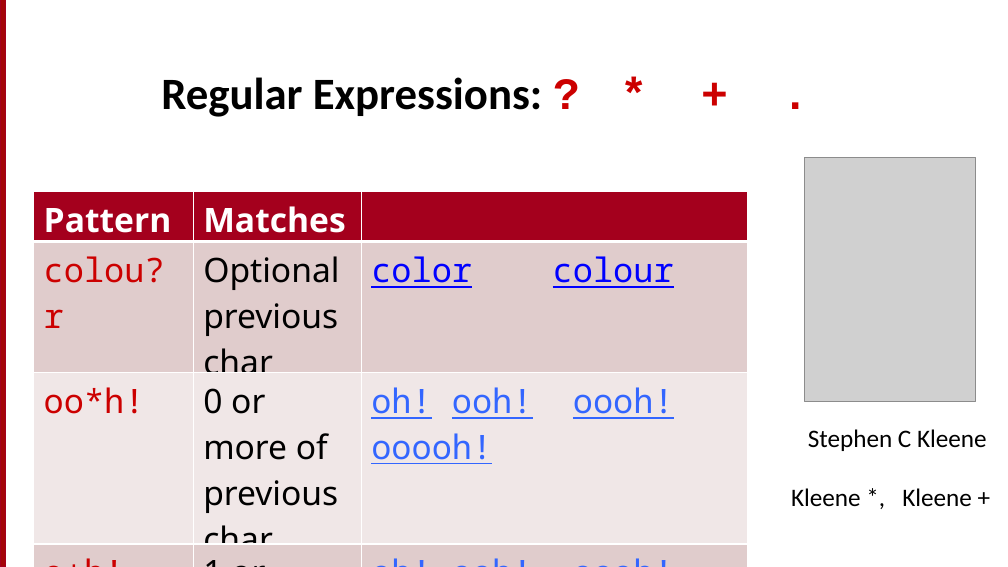
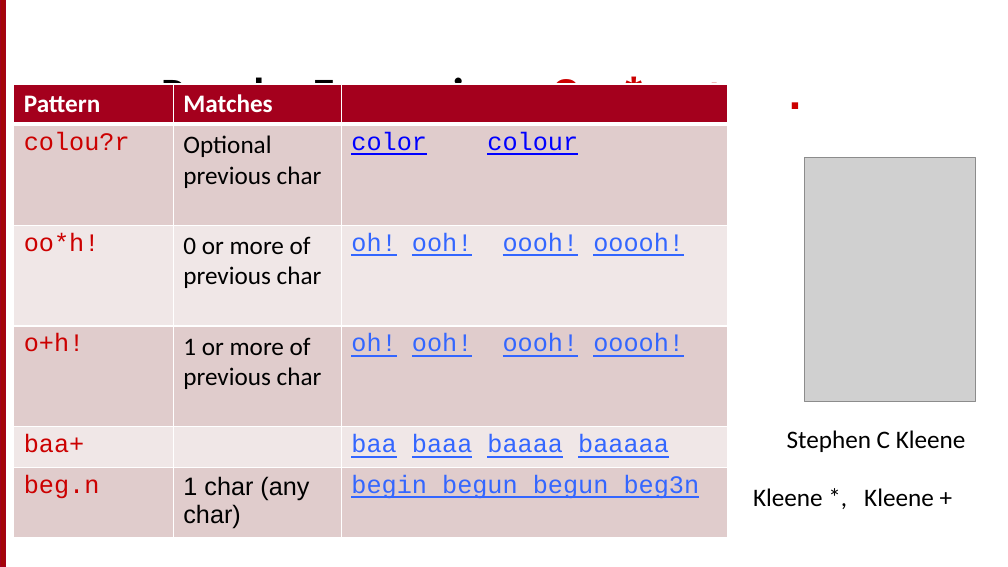
Before and after one commit to motazsaad/NLP-ICTS6361, a slide deck: slide 6 of textbooks/Speech and Language Processing/chapters/2_TextProc.pptx. Drawn at 1008x567 pixels with LibreOffice and Linux fonts; fonts in the diff are those of the drawing; grey boxes stand for pictures. Boxes give left, top, right and bottom in pixels: in the first picture for what was removed or moved away, otherwise in the second. Text is boxed around its words. In the diff, an @@ line names an element or a change of style, - is before the commit and + after.

```diff
--- a/textbooks/Speech and Language Processing/chapters/2_TextProc.pptx
+++ b/textbooks/Speech and Language Processing/chapters/2_TextProc.pptx
@@ table at [14, 84, 728, 532] @@
-row 6, column 2: 
+row 6, column 2: 1 char (any char)
@@ fill #E0CCCD to #E0CCCC in 9 cells @@
@@ fill #F0E7E8 to #F0E7E7 in 6 cells @@
@@ size 24 to 18 pt @@
@@ font Noto Sans to Calibri in "Pattern", "Matches", "Optional previous char", "0 or more of previous char" and 1 more places @@
@@ font Noto Sans Mono to Courier New in "colou?r", "color colour", "oo*h!", "oh! ooh! oooh! ooooh!" and 6 more places @@
@@ borders changed @@
@@ table: place and size @@
-table at [33, 192, 747, 547]
+table at [14, 84, 728, 532]
@@ text "Stephen C Kleene": place and size @@
-text "Stephen C Kleene" at [808, 429, 987, 451]
+text "Stephen C Kleene" at [787, 430, 966, 452]
@@ text "Kleene *, Kleene +": place and size @@
-text "Kleene *, Kleene +" at [791, 488, 972, 506]
+text "Kleene *, Kleene +" at [753, 488, 934, 506]
```
Also in this commit, not shown: 37 other slides changed, 1 other file.
